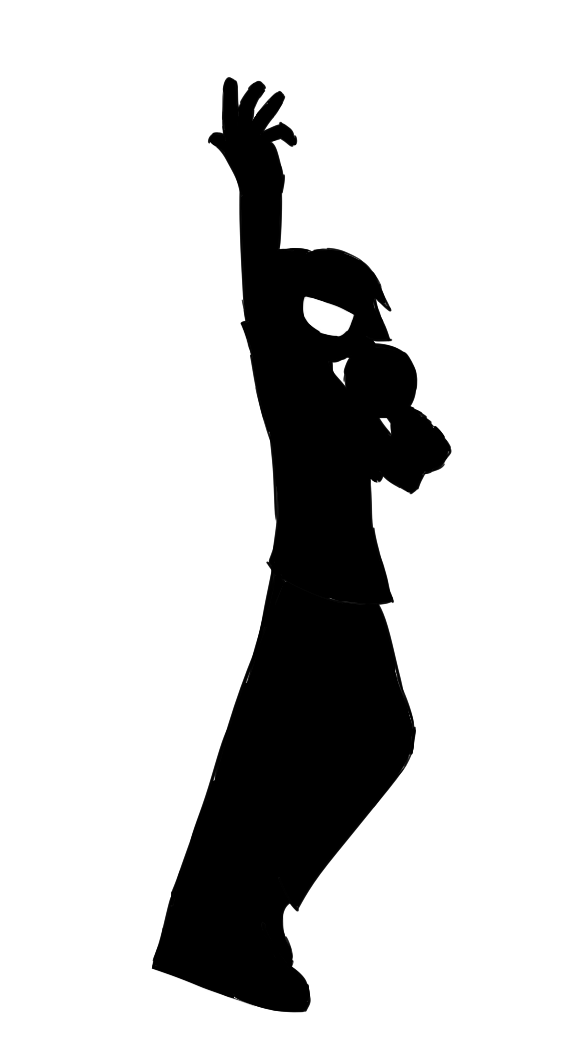
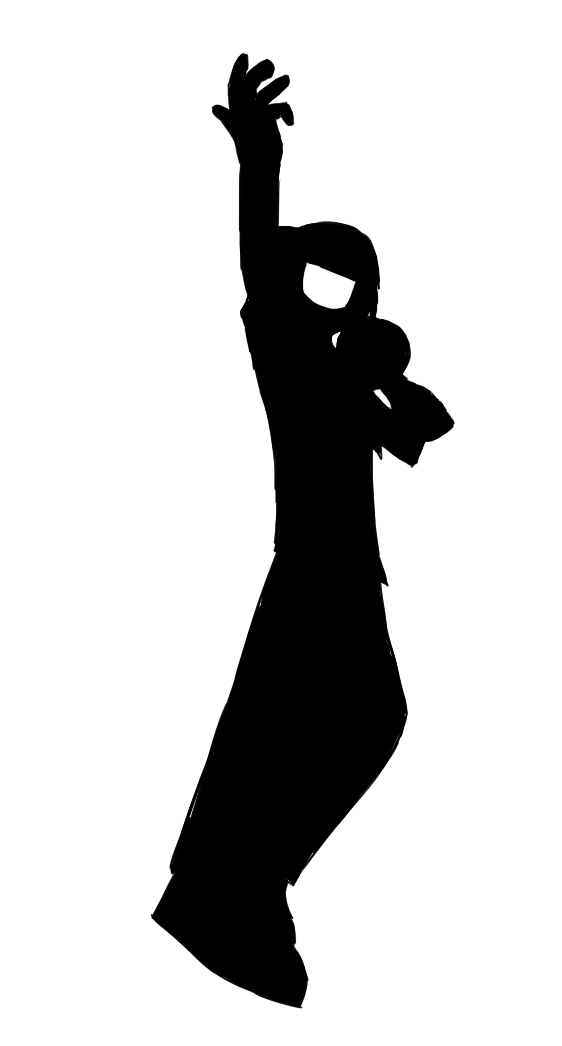
Before/after of a w=562, h=1046 layered artwork. What changed in the layer stack:
painted on "anim" over [150, 52, 455, 1013]
